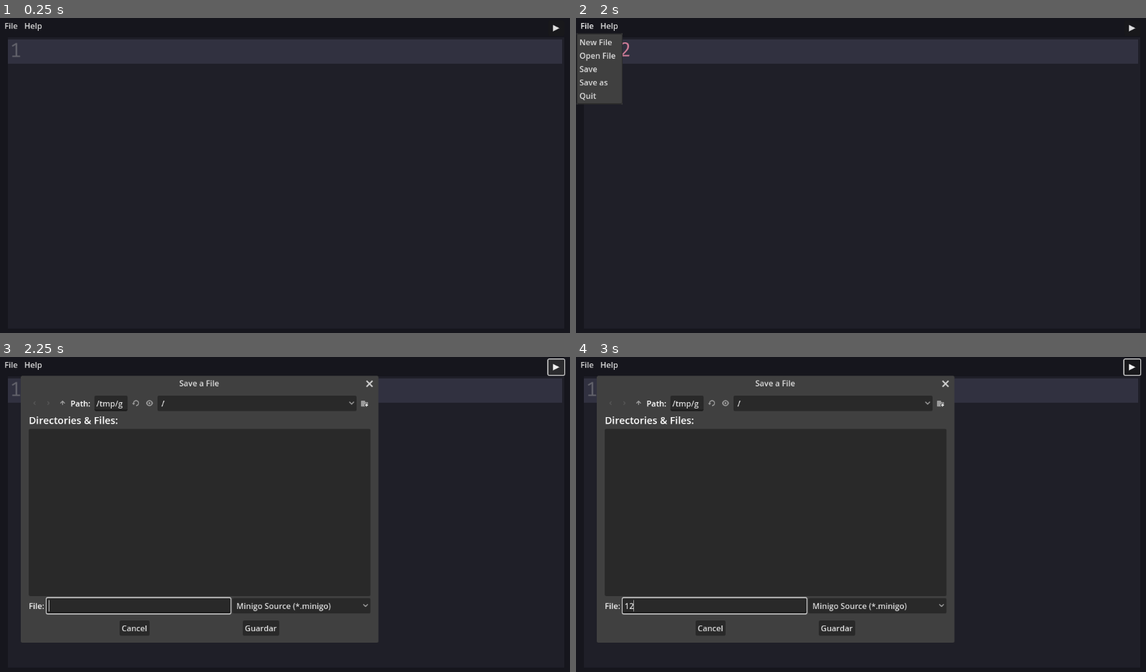
Above: before the commit, frames 1-4 (two rows, left to right).
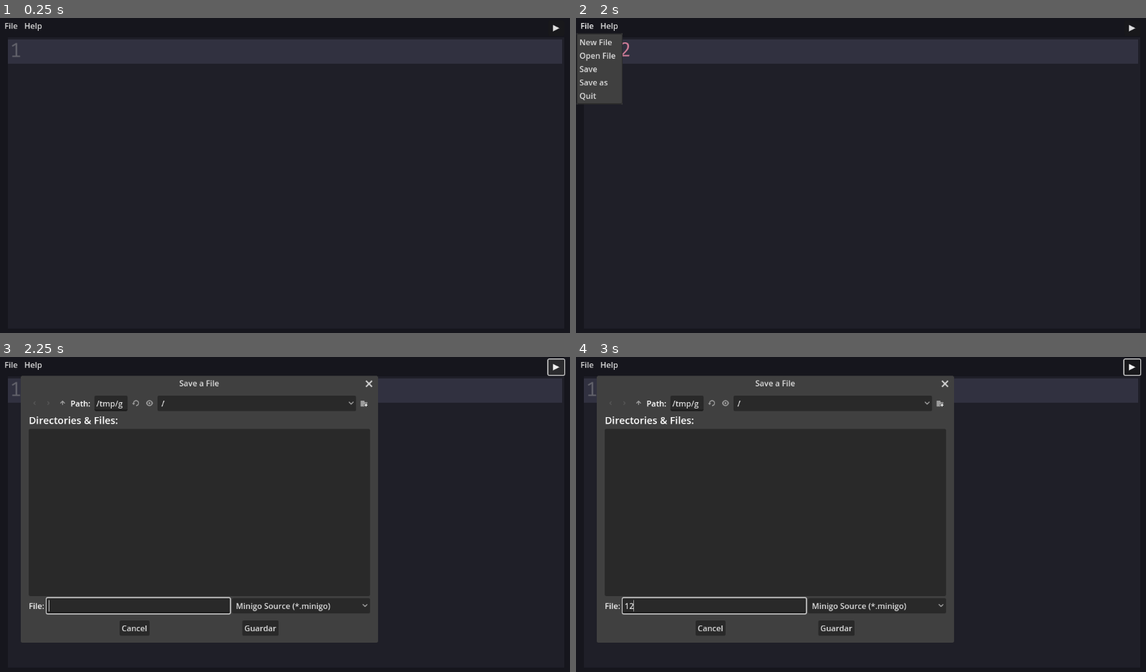
Above: after the commit, the same moments.

Repository: mortalcr/Tronchaeditor
Game: Godot game, scene res://mainsc.tscn
Same seed, same stepped clock (60 frames per second), same inputs: the game is played once before the commit and once after it.
Inputs (mouse positions are in pixels of both pictures, inside the frame that each line leads up to):
- Up to frame 1 (0.25 s): no input
- Up to frame 2 (2 s): click (861, 181) at 0.52 s; type "12" at 0.6 s; click "File" at 1.25 s
- Up to frame 3 (2.25 s): click "▶" at 2 s
- Up to frame 4 (3 s): click (712, 605) at 2.77 s; type "12" at 2.85 s

Frames 1-2 are identical in both runs. In frame 3, 0.3% of the frame differs, in the area x 40-66%, y 7-88%; in frame 4, 0.3%.

Commit message:
fix: add missing member color

Diff:
--- a/CodeEdit.gd
+++ b/CodeEdit.gd
@@ -76,9 +76,10 @@
 	var code_highlighter: CodeHighlighter = CodeHighlighter.new()
 	code_highlighter.number_color = colors.number
 	code_highlighter.function_color = colors.function
+	code_highlighter.member_variable_color = colors.member
 	syntax_highlighter = code_highlighter
 	code_highlighter.symbol_color = colors.punctuation
 	for keyword in keywords:
 		code_highlighter.add_keyword_color(keyword,keywords[keyword])
 	for region in regions:
-		code_highlighter.add_color_region(region.start,region.end, region.color, region.inline)
+		code_highlighter.add_color_region(region.start, region.end, region.color, region.inline)
